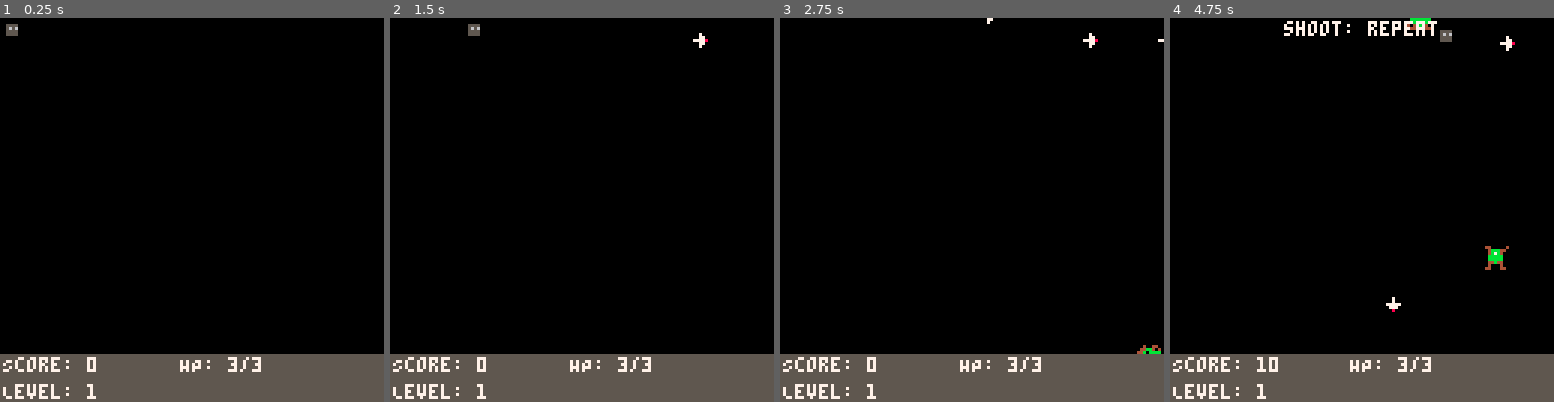
Above: before the commit, frames 1-4 (left to right).
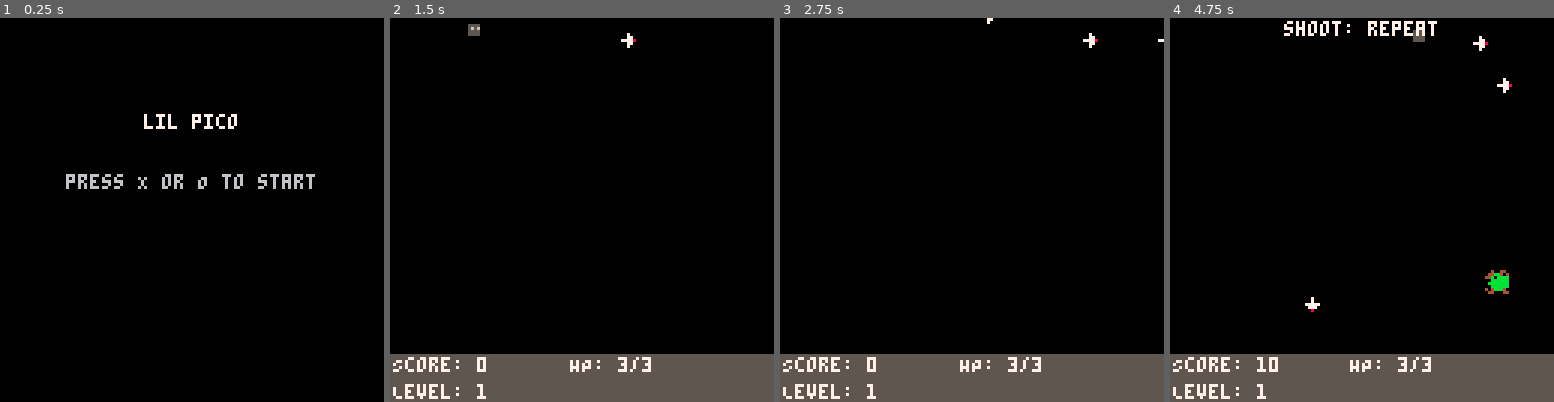
Above: after the commit, the same moments.

Repository: turnercore/lil-pico
Game: PICO-8 cartridge lil-pico.p8
Two runs of this game, one before a commit and one after it. Both use one fixed random seed, a clock stepped at 60 frames per second and the inputs below.
Inputs:
- Up to frame 1 (0.25 s): no input
- Up to frame 2 (1.5 s): tap X (X key) at 0.33, 1.07 s; tap O (Z key) at 0.7 s
- Up to frame 3 (2.75 s): hold Right 1.6-2.1 s; tap O (Z key) at 1.7, 2.1, 2.5 s; tap X (X key) at 1.85 s; hold Up 2.15-2.42 s; hold Right from 2.47 s (still down)
- Up to frame 4 (4.75 s): tap O (Z key) every 0.4 s from 2.9 to 4.5 s; tap X (X key) at 2.97, 4.08 s; release Right at 3.03 s; hold Left 3.08-3.58 s; hold Down 3.63-3.97 s; hold Right 4.02-4.68 s; hold Up from 4.73 s (still down)

The runs differ from the first frame. In frame 1, 14% of the frame differs, in the area x 0-100%, y 1-100%; in frame 2, 0.1%; in frame 3, 0.1%; in frame 4, 1.1%.

Commit message:
Refactor game state management and enhance UI functionality

Diff:
--- a/enemies.lua
+++ b/enemies.lua
@@ -1,3 +1,4 @@
+-- enemy config: stats, sprites, drops
 enemy_types = {
   basic = {
     spr = { 16, 17 },
@@ -15,12 +16,14 @@
   }
 }
 
+-- spawn timing and bounds
 enemy_spawner = {
   spawn_min = 30,
   spawn_max = 90,
   spawn_margin = 8
 }
 
+-- pickup definitions dropped by enemies
 pickup_defs = {
   hp = {
     frames = { 64, 65 },
@@ -30,6 +33,7 @@
   }
 }
 
+-- create a new enemy just offscreen and add to the list
 function spawn_enemy(kind)
   kind = kind or "basic"
   local def = enemy_types[kind] or enemy_types.basic
@@ -70,6 +74,7 @@
   add(game_state.enemies, e)
 end
 
+-- roll a drop table and return a pickup key or nil
 function roll_drop(drop_table)
   if not drop_table then
     return nil
@@ -83,6 +88,7 @@
   return nil
 end
 
+-- spawn a pickup at a position
 function spawn_pickup(key, x, y)
   local def = pickup_defs[key]
   if not def then
@@ -92,6 +98,7 @@
   add(game_state.pickups, p)
 end
 
+-- handle a defeated enemy drop
 function enemy_drop(enemy)
   local key = roll_drop(enemy.drop_table)
   if key then
@@ -99,6 +106,7 @@
   end
 end
 
+-- update pickup animation, lifetime, and player collection
 function update_pickups()
   for i = #game_state.pickups, 1, -1 do
     local p = game_state.pickups[i]
@@ -134,6 +142,7 @@
   end
 end
 
+-- draw pickups
 function draw_pickups()
   for p in all(game_state.pickups) do
     local def = pickup_defs[p.key]
@@ -147,11 +156,13 @@
   end
 end
 
+-- update enemy spawn timing, movement, and collisions
 function update_enemies()
   if game_state.game_over then
     return
   end
 
+  -- spawn timer scales with level
   local lvl = game_state.level or 1
   local min_t = max(10, enemy_spawner.spawn_min - (lvl - 1) * 2)
   local max_t = max(min_t, enemy_spawner.spawn_max - (lvl - 1) * 4)
@@ -163,6 +174,7 @@
     game_state.enemy_spawn_t = flr(rnd(max_t - min_t + 1)) + min_t
   end
 
+  -- chase the player center
   local px = game_state.player.position.x + 4
   local py = game_state.player.position.y + 4
 
@@ -170,6 +182,7 @@
     local e = game_state.enemies[i]
     local def = enemy_types[e.kind] or enemy_types.basic
     local frames = e.spr
+    -- animate enemy sprite frames
     if type(frames) == "table" then
       local n = #frames
       if n > 0 then
@@ -180,6 +193,7 @@
       end
     end
 
+    -- move toward player
     local ex = e.x + 4
     local ey = e.y + 4
     local dx = px - ex
@@ -190,16 +204,11 @@
       e.y += (dy / d) * e.spd
     end
 
-    if game_state.player.invuln_t <= 0 and not game_state.player.dead then
-      if aabb(e.x, e.y, e.w, e.h, game_state.player.position.x, game_state.player.position.y, 8, 8) then
-        game_state.player.hp -= (def.dmg or 1)
-        game_state.player.invuln_t = (def.hit_invuln_t or 20)
-        game_state.toast = "ouch! hp: " .. game_state.player.hp
-        game_state.toast_t = 30
+    -- handle collision with player
+    if aabb(e.x, e.y, e.w, e.h, game_state.player.position.x, game_state.player.position.y, 8, 8) then
+      if player_hit(def.dmg or 1, def.hit_invuln_t) then
         deli(game_state.enemies, i)
-
         if game_state.player.hp <= 0 then
-          set_game_over()
           return
         end
       end
@@ -207,6 +216,7 @@
   end
 end
 
+-- draw enemies
 function draw_enemies()
   for e in all(game_state.enemies) do
     local frames = e.spr
--- a/game.lua
+++ b/game.lua
@@ -3,77 +3,21 @@
 local screen_w, screen_h = 128, 128 - UI_HEIGHT - MARGIN_BOTTOM
 
 function _init()
-    -- Initialize game state
     init_game_state()
+    init_app_state()
     start_bgm(0)
 end
 
 function _update()
-    if game_state.game_over then
-        -- restart on holding both action buttons
-        if btn(4) and btn(5) then
-            reset_game_state()
-            start_bgm(0)
-        else
-            update_toast()
-        end
-        return
-    end
-
-    -- Update game logic
-    update_player_position()
-    update_player_animation()
-    update_player_actions()
-    update_projectiles()
-    update_enemies()
-    update_pickups()
-    update_toast()
-    check_level_progression()
+    update_app_state()
 end
 
 function _draw()
-    -- Render game state
-    cls()
-    if not game_state.player.dead then
-        draw_player()
-    end
-    draw_projectiles()
-    draw_enemies()
-    draw_pickups()
-    draw_ui()
-
-    if game_state.game_over then
-        local msg = "game over"
-        local x = flr((128 - (#msg * 4)) / 2)
-        print(msg, x, 32, 7)
-
-        local score_msg = "final score: " .. game_state.score
-        local sx = flr((128 - (#score_msg * 4)) / 2)
-        print(score_msg, sx, 44, 7)
-
-        local prompt = "hold O+X to restart"
-        local px = flr((128 - (#prompt * 4)) / 2)
-        print(prompt, px, 56, 6)
-    end
+    draw_app_state()
 end
 
 function start_bgm(music_id)
     music(music_id)
-end
-
-function set_game_over()
-    if game_state.game_over then
-        return
-    end
-
-    game_state.game_over = true
-    game_state.player.dead = true
-    game_state.enemies = {}
-    game_state.projectiles = {}
-    game_state.pickups = {}
-    game_state.toast = "game over"
-    game_state.toast_t = 9999
-    music(-1)
 end
 
 function wrap_xy(x, y, w, h)
@@ -102,7 +46,9 @@
         game_state.level = lvl + 1
         game_state.toast = "level " .. game_state.level
         game_state.toast_t = 30
+        return true
     end
+    return false
 end
 
 function aabb(ax, ay, aw, ah, bx, by, bw, bh)
--- a/player.lua
+++ b/player.lua
@@ -134,6 +134,25 @@
   game_state.player.dodge_t = cfg.dodge_t or 10
   game_state.player.invuln_t = cfg.dodge_invuln_t or 15
   game_state.player.dodge_cd = cfg.dodge_cd or 30
+end
+
+function player_hit(dmg, hit_invuln_t)
+  if game_state.player.dead or game_state.player.invuln_t > 0 then
+    return false
+  end
+
+  dmg = dmg or 1
+  game_state.player.hp -= dmg
+  game_state.player.invuln_t = hit_invuln_t or 20
+  game_state.toast = "ouch! hp: " .. game_state.player.hp
+  game_state.toast_t = 30
+  pause_game(6)
+
+  if game_state.player.hp <= 0 then
+    set_game_over()
+  end
+
+  return true
 end
 
 function update_player_position()
--- a/state.lua
+++ b/state.lua
@@ -4,6 +4,8 @@
     level = 1,
 
     game_over = false,
+    paused = false,
+    pause_t = 0,
     toast = "",
     toast_t = 0,
 
@@ -67,8 +69,175 @@
   game_state.player.hp = game_state.player.cfg.hp_max or 3
 end
 
+-- temporary gameplay pause (eg hit-stop)
+function pause_game(frames)
+  frames = frames or 0
+  if frames <= 0 then
+    return
+  end
+  game_state.pause_t = max(game_state.pause_t or 0, frames)
+  game_state.paused = true
+end
+
+function update_pause()
+  local t = game_state.pause_t or 0
+  if t > 0 then
+    t -= 1
+    game_state.pause_t = t
+    if t <= 0 then
+      game_state.pause_t = 0
+      game_state.paused = false
+    end
+  end
+end
+
+-- app state machine
+GS_MENU = 0
+GS_GAMEPLAY = 1
+GS_UPGRADES = 2
+GS_GAME_OVER = 3
+
+function init_app_state()
+  app_state = GS_MENU
+  app_prev_state = nil
+end
+
+function set_app_state(next_state)
+  if app_state == next_state then
+    return
+  end
+
+  local prev = app_state
+  app_prev_state = prev
+
+  if next_state == GS_UPGRADES and prev ~= GS_GAMEPLAY then
+    return
+  end
+
+  app_state = next_state
+
+  if next_state == GS_MENU then
+    -- keep current music for now
+    game_state.game_over = true
+  elseif next_state == GS_GAMEPLAY then
+    game_state.game_over = false
+    game_state.paused = false
+    game_state.pause_t = 0
+
+    if prev == GS_MENU then
+      init_game_state()
+      game_state.toast = ""
+      game_state.toast_t = 0
+      start_bgm(0)
+    elseif prev == GS_GAME_OVER then
+      reset_game_state()
+      start_bgm(0)
+    end
+  elseif next_state == GS_UPGRADES then
+    game_state.game_over = true
+  elseif next_state == GS_GAME_OVER then
+    game_state.game_over = true
+    game_state.player.dead = true
+    game_state.enemies = {}
+    game_state.projectiles = {}
+    game_state.pickups = {}
+    game_state.toast = "game over"
+    game_state.toast_t = 9999
+    music(-1)
+  end
+end
+
+function update_app_state()
+  if app_state == GS_MENU then
+    if btnp(4) or btnp(5) then
+      set_app_state(GS_GAMEPLAY)
+    end
+    return
+  end
+
+  if app_state == GS_UPGRADES then
+    -- placeholder upgrades screen: back/resume
+    if btnp(4) or btnp(5) then
+      set_app_state(GS_GAMEPLAY)
+    end
+    return
+  end
+
+  if app_state == GS_GAME_OVER then
+    -- restart on holding both action buttons
+    if btn(4) and btn(5) then
+      set_app_state(GS_GAMEPLAY)
+    else
+      update_toast()
+    end
+    return
+  end
+
+  -- gameplay
+  if game_state.paused then
+    update_pause()
+    return
+  end
+  update_player_position()
+  update_player_animation()
+  update_player_actions()
+  update_projectiles()
+  update_enemies()
+  if app_state ~= GS_GAMEPLAY then
+    return
+  end
+  update_pickups()
+  update_toast()
+
+  if check_level_progression() then
+    set_app_state(GS_UPGRADES)
+  end
+end
+
+function draw_app_state()
+  cls()
+
+  if app_state == GS_MENU then
+    ui_draw_main_menu()
+    return
+  end
+
+  if app_state == GS_UPGRADES then
+    -- show the current scene under the upgrades overlay
+    if not game_state.player.dead then
+      draw_player()
+    end
+    draw_projectiles()
+    draw_enemies()
+    draw_pickups()
+    draw_ui()
+    ui_draw_upgrades()
+    return
+  end
+
+  -- gameplay/game over share base scene rendering
+  if not game_state.player.dead then
+    draw_player()
+  end
+  draw_projectiles()
+  draw_enemies()
+  draw_pickups()
+  draw_ui()
+
+  if app_state == GS_GAME_OVER then
+    ui_draw_game_over()
+  end
+end
+
 function reset_game_state()
   init_game_state()
   game_state.toast = "game restarted"
   game_state.toast_t = 30
 end
+
+function set_game_over()
+  if app_state == GS_GAME_OVER then
+    return
+  end
+  set_app_state(GS_GAME_OVER)
+end
--- a/ui.lua
+++ b/ui.lua
@@ -3,6 +3,13 @@
 -- 6:light gray,7:white,8:dark red,9:orange,10:yellow,11:green,12:blue,13:indigo,14:cyan,15:pink
 UI_COLOR = 5
 UI_HEIGHT = 16
+
+function ui_print_centered(msg, y, col)
+  col = col or 7
+  local x = flr((128 - (#msg * 4)) / 2)
+  if x < 0 then x = 0 end
+  print(msg, x, y, col)
+end
 
 function draw_score()
   -- Example logic to draw the score
@@ -47,3 +54,20 @@
     end
   end
 end
+
+function ui_draw_main_menu()
+  ui_print_centered("lil pico", 32, 7)
+  ui_print_centered("press X or O to start", 52, 6)
+end
+
+function ui_draw_upgrades()
+  ui_print_centered("upgrades", 24, 7)
+  ui_print_centered("(wip)", 36, 6)
+  ui_print_centered("X/O: resume", 56, 6)
+end
+
+function ui_draw_game_over()
+  ui_print_centered("game over", 32, 7)
+  ui_print_centered("final score: " .. game_state.score, 44, 7)
+  ui_print_centered("hold O+X to restart", 56, 6)
+end
Not shown, changed: .gitignore
Not shown, removed: lilpico.zip
